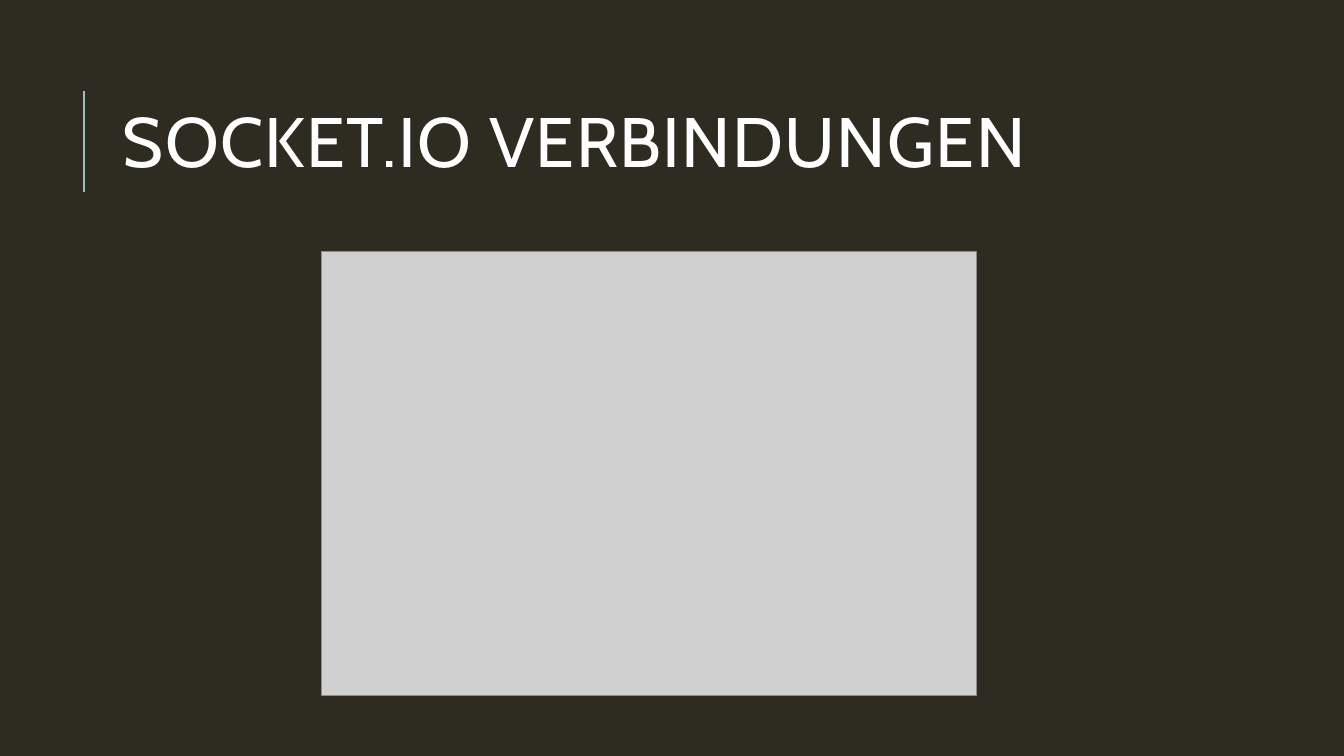
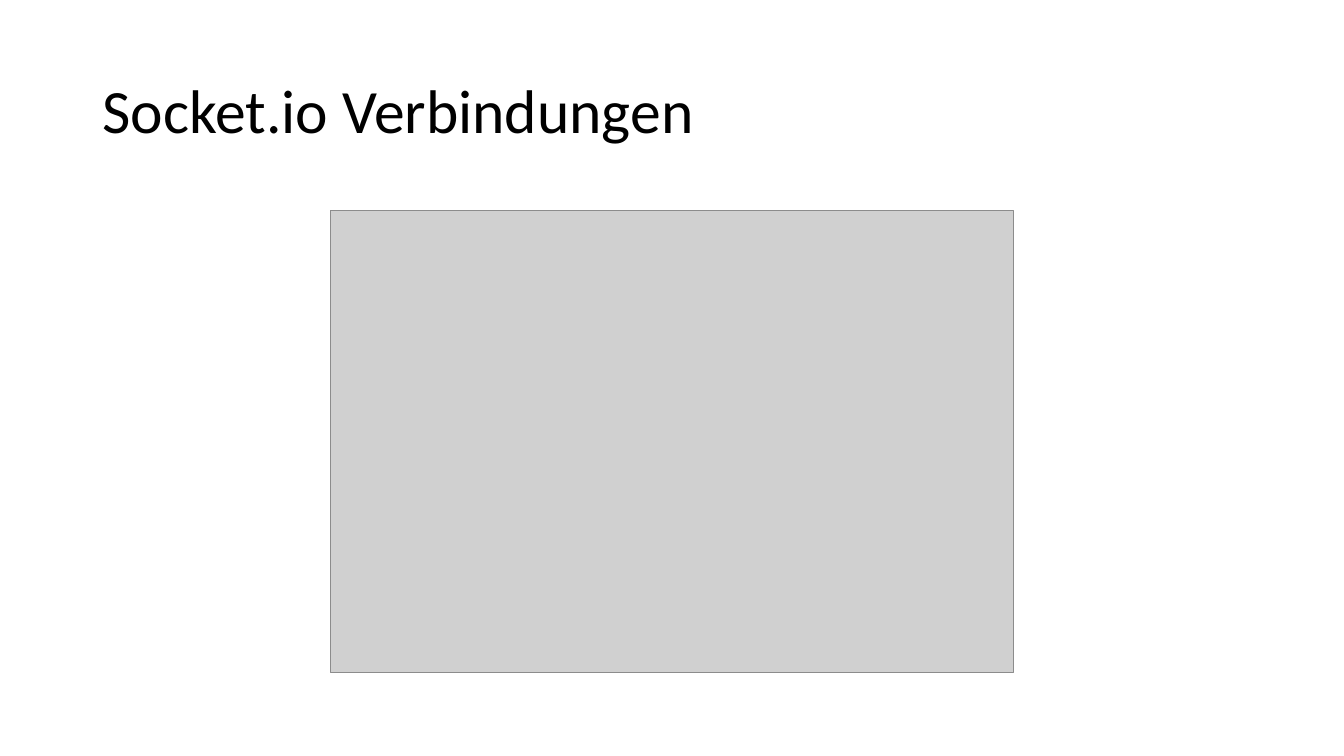
Before and after one commit to Toixinhell/Versteckies, a slide deck: slide 26 of Fangies.pptx (slide 5 before the commit). Drawn at 1344x756 pixels with LibreOffice and Linux fonts; fonts in the diff are those of the drawing; grey boxes stand for pictures. Boxes give left, top, right and bottom in pixels: in the first picture for what was removed or moved away, otherwise in the second. Text is boxed around its words. In the diff, an @@ line names an element or a change of style, - is before the commit and + after.

```diff
--- a/Fangies.pptx
+++ b/Fangies.pptx
@@ background #2E2B21 to #FFFFFF @@
@@ line removed from (84, 192) to (84, 91) @@
@@ title at <box>102,90,693,144</box>: text changed; size 50 to 44 pt; font Cabin to Calibri; text colour #FFFFFF to #000000 @@
-SOCKET.IO VERBINDUNGEN
+Socket.io Verbindungen
@@ picture: place and size @@
-picture at <box>322,252,977,696</box>
+picture at <box>331,210,1013,671</box>
```
Also in this commit, not shown: 13 other slides changed, 19 slides added, 2 slides removed.
